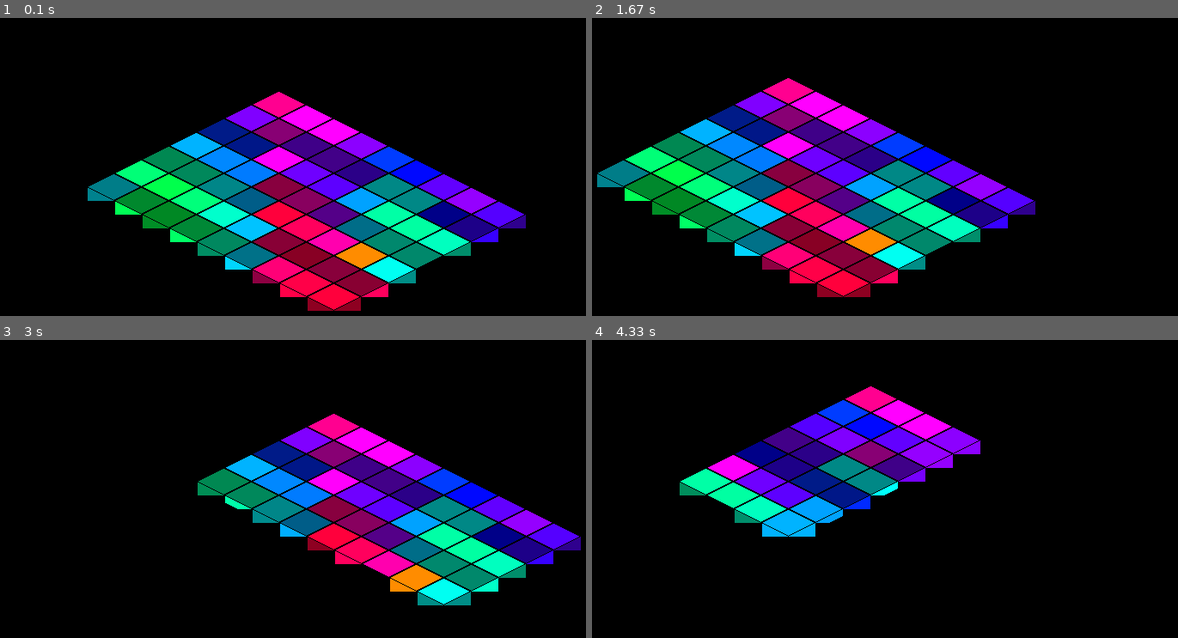
Above: before the commit, frames 1-4 (two rows, left to right).
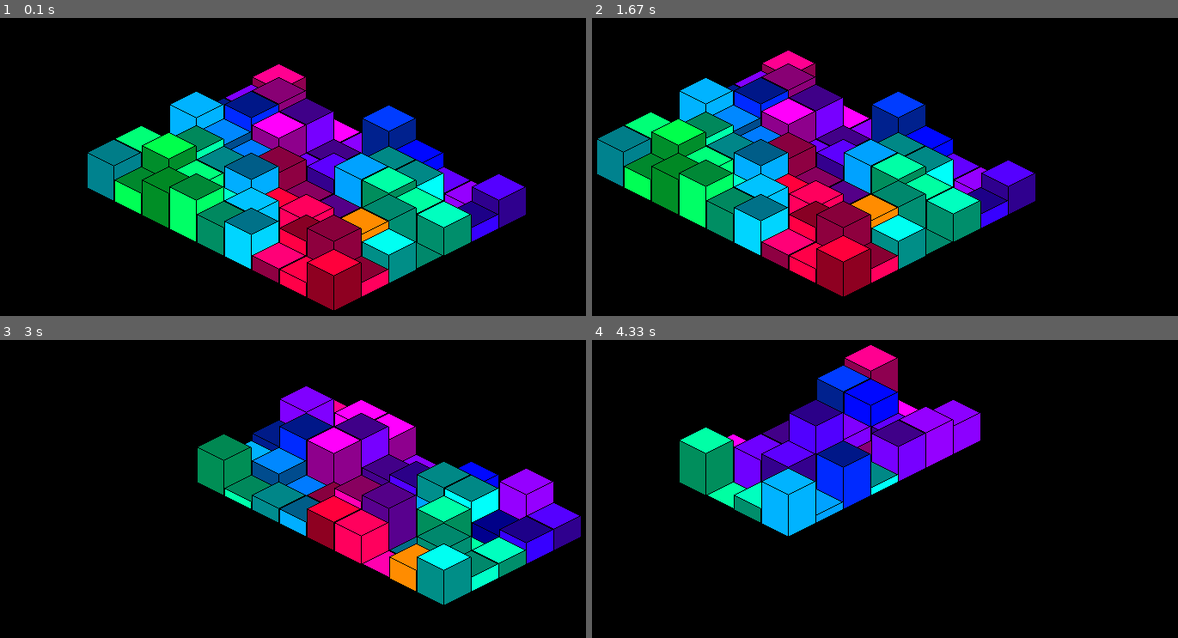
Above: after the commit, the same moments.

Repository: Zren/pyTactics
Game: pygame game, started from pyTactics.py
Two runs of this game, one before a commit and one after it. Both use one fixed random seed, a clock stepped at 60 frames per second and the inputs below. The source is Python 2; it was converted automatically to run under Python 3.
Inputs:
- Up to frame 1 (0.1 s): no input
- Up to frame 2 (1.67 s): hold Right 0.33-0.8 s; hold Up 0.83-1.13 s; hold Right 1.17-1.63 s
- Up to frame 3 (3 s): hold Left 1.67-2.2 s; tap G at 1.82 s; hold Down 2.23-2.53 s; hold Left 2.57-2.97 s
- Up to frame 4 (4.33 s): hold Up 3-3.37 s; tap G at 3.15 s; hold Right 3.4-4.03 s; hold Down from 4.07 s (still down)

The runs differ from the first frame. In frame 1, 30% of the frame differs, in the area x 14-90%, y 15-99%; in frame 2, 30%; in frame 3, 22%; in frame 4, 14%.

Commit message:
Fixed new rendering bugs

Diff:
--- a/IsoTacticsEngine.py
+++ b/IsoTacticsEngine.py
@@ -52,7 +52,7 @@
         dimensions = (Config.tileWidth, Config.tileHeight + height * Config.tileWallHeight)
         tile = pygame.Surface(dimensions, pygame.SRCALPHA, 32)
         tile.blit(self.groundTexture, (0,0))
-        for h in range(self.h):
+        for h in range(height):
             y = Config.tileHeight/2 + h * Config.tileWallHeight
             tile.blit(self.wallTexture, (0, y))
         return tile
@@ -172,12 +172,12 @@
         dimensions = (random.randint(3, 10), random.randint(3, 10))
         scene = IsoScene(dimensions)
         n = 0
-        for y in range(scene.groundGrid.height):
-            for x in range(scene.groundGrid.width):
-                cell = scene.groundGrid[(x, y)]
-                cell.groundTexture = self.tileSheet[n]
-                cell.wallTexture = self.wallTileSheet[n]
-                cell.h = random.randint(0, 6)
+        for y in range(scene.height):
+            for x in range(scene.width):
+                groundTile = scene.groundGrid[(x, y)]
+                groundTile.groundTexture = self.tileSheet[n]
+                groundTile.wallTexture = self.wallTileSheet[n]
+                scene[(x,y)].h = random.randint(0, 6)
                 n += 1
         player = Player()
         scene.playerGrid.addPlayer(player, (0,0))
